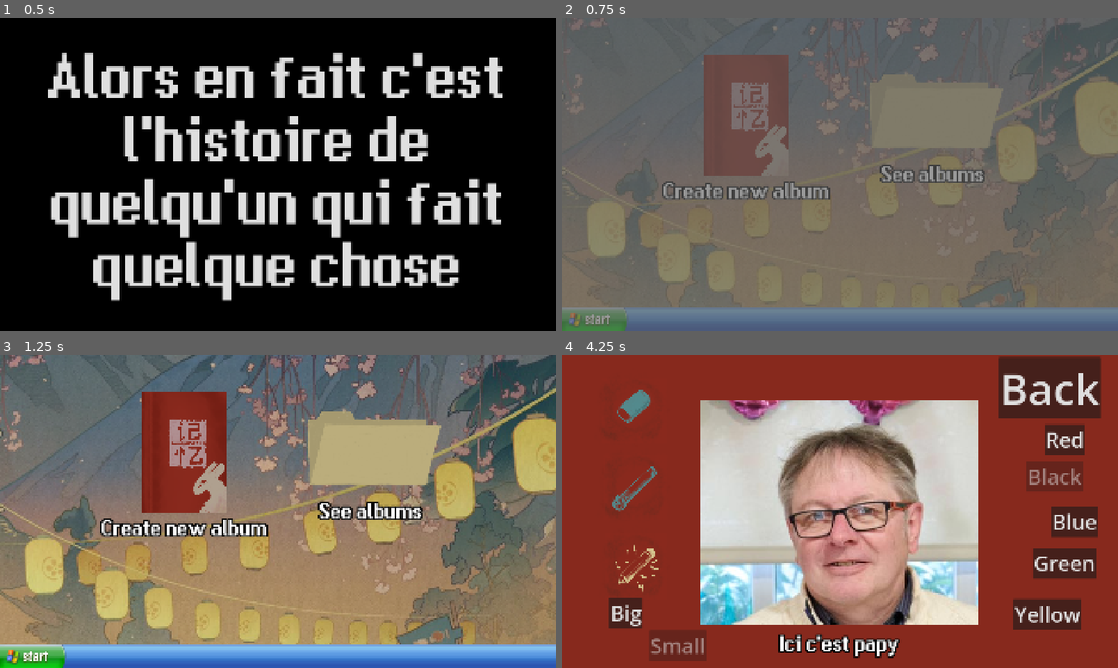
Above: before the commit, frames 1-4 (two rows, left to right).
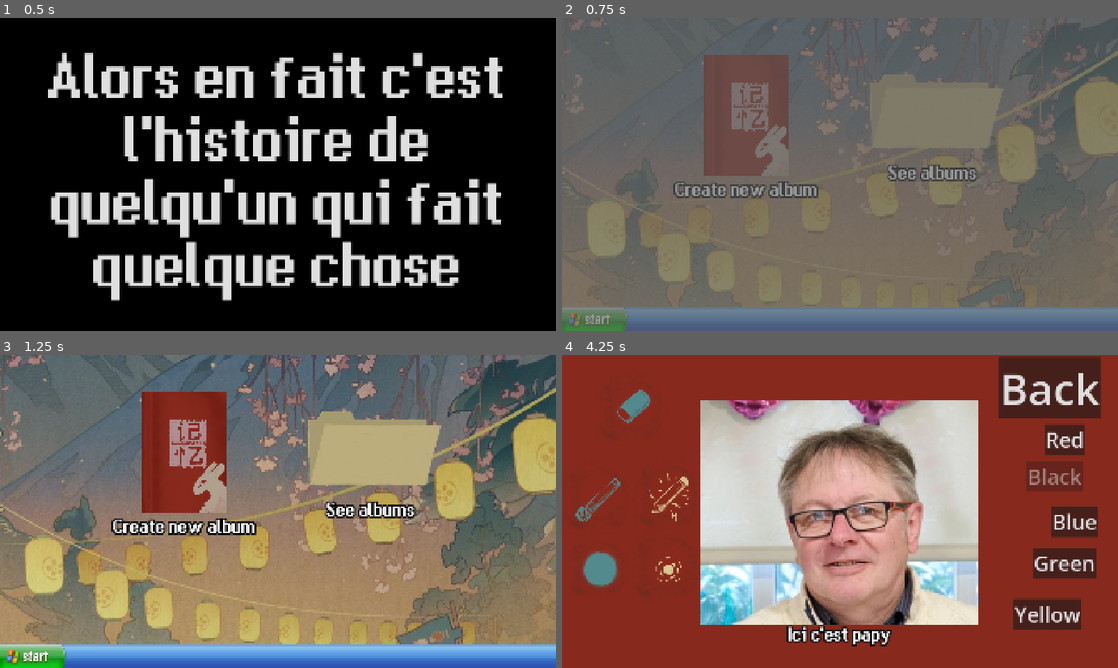
Above: after the commit, the same moments.

Repository: DGoblot/enjam2026
Game: Godot game, scene res://scenes/main_menu.tscn
The game is run twice, just before and just after one commit, with the same random seed, the same clock (stepped at 60 frames per second) and the same inputs.
Inputs (mouse positions are in pixels of both pictures, inside the frame that each line leads up to):
- Up to frame 1 (0.5 s): no input
- Up to frame 2 (0.75 s): click (745, 115) at 0.5 s
- Up to frame 3 (1.25 s): no input
- Up to frame 4 (4.25 s): click (745, 452) at 1.25 s; click (1095, 489) at 2 s; click (1095, 489) at 2.75 s; click (867, 511) at 3.52 s

Frame 1 is identical in both runs. In frame 2, 1.6% of the frame differs, in the area x 18-76%, y 46-58%; in frame 3, 2.1%; in frame 4, 4.6%, in the area x 2-61%, y 35-98%.

Commit message:
new buttons

Diff:
--- a/scenes/zoom_area.tscn
+++ b/scenes/zoom_area.tscn
@@ -10,7 +10,11 @@
 [ext_resource type="Texture2D" uid="uid://dyhvladmwyrl3" path="res://assets/pinceau.png" id="8_1gd4f"]
 [ext_resource type="Texture2D" uid="uid://cqlh544w88je1" path="res://assets/gommea.png" id="9_hrv4n"]
 [ext_resource type="Texture2D" uid="uid://c005le3i1kucq" path="res://assets/gomme.png" id="10_mt0aa"]
+[ext_resource type="Texture2D" uid="uid://bby47ktfyo2be" path="res://assets/UI/gros_crayon.png" id="11_1gd4f"]
 [ext_resource type="Theme" uid="uid://d8xmnw53837n" path="res://shaders/text_theme.tres" id="11_vv510"]
+[ext_resource type="Texture2D" uid="uid://cvvxxk6tloxlk" path="res://assets/UI/gros_crayon_actif.png" id="12_hrv4n"]
+[ext_resource type="Texture2D" uid="uid://ca5gwmbmjjj5t" path="res://assets/UI/pztit_crayon.png" id="13_mt0aa"]
+[ext_resource type="Texture2D" uid="uid://c17bpan6w07nb" path="res://assets/UI/pztit_crayon_actif.png" id="14_rwnu2"]
 
 [node name="ZoomArea" type="Control" unique_id=1688144259]
 layout_mode = 3
@@ -121,10 +125,10 @@
 [node name="ButtonPencil" type="TextureButton" parent="UI/Buttons" unique_id=698854371]
 unique_name_in_owner = true
 layout_mode = 0
-offset_left = -333.0
-offset_top = 543.0
-offset_right = 1216.016
-offset_bottom = 1732.0
+offset_left = -217.0
+offset_top = 298.0
+offset_right = 1332.016
+offset_bottom = 1487.0
 toggle_mode = true
 texture_normal = ExtResource("4_s4c8b")
 texture_pressed = ExtResource("5_vv510")
@@ -137,10 +141,10 @@
 [node name="ButtonStylo" type="TextureButton" parent="UI/Buttons" unique_id=1912795902]
 unique_name_in_owner = true
 layout_mode = 0
-offset_left = -357.0
-offset_top = 270.0
-offset_right = 1254.137
-offset_bottom = 1449.0
+offset_left = -482.0
+offset_top = 310.0
+offset_right = 1129.137
+offset_bottom = 1489.0
 toggle_mode = true
 texture_normal = ExtResource("7_bxpkf")
 texture_pressed = ExtResource("8_1gd4f")
@@ -164,27 +168,37 @@
 script = ExtResource("6_6h3cl")
 metadata/_edit_lock_ = true
 
-[node name="ButtonBig" type="Button" parent="UI/Buttons" unique_id=1782712515]
-unique_name_in_owner = true
-layout_mode = 0
-offset_left = 163.0
-offset_top = 837.0
-offset_right = 278.0
-offset_bottom = 944.0
-theme_override_font_sizes/font_size = 72
-toggle_mode = true
-text = "Big"
-
-[node name="ButtonSmall" type="Button" parent="UI/Buttons" unique_id=122821614]
-unique_name_in_owner = true
-layout_mode = 0
-offset_left = 301.0
-offset_top = 950.0
-offset_right = 499.0
-offset_bottom = 1057.0
-theme_override_font_sizes/font_size = 72
-toggle_mode = true
-text = "Small"
+[node name="ButtonBig" type="TextureButton" parent="UI/Buttons" unique_id=770375360]
+unique_name_in_owner = true
+layout_mode = 0
+offset_left = -497.0
+offset_top = -245.0
+offset_right = 1366.0
+offset_bottom = 1264.0
+toggle_mode = true
+texture_normal = ExtResource("11_1gd4f")
+texture_pressed = ExtResource("12_hrv4n")
+texture_disabled = ExtResource("12_hrv4n")
+ignore_texture_size = true
+stretch_mode = 4
+script = ExtResource("6_6h3cl")
+metadata/_edit_lock_ = true
+
+[node name="ButtonSmall" type="TextureButton" parent="UI/Buttons" unique_id=735734959]
+unique_name_in_owner = true
+layout_mode = 0
+offset_left = -341.0
+offset_top = -373.0
+offset_right = 1757.0
+offset_bottom = 1232.0
+toggle_mode = true
+texture_normal = ExtResource("13_mt0aa")
+texture_pressed = ExtResource("14_rwnu2")
+texture_disabled = ExtResource("14_rwnu2")
+ignore_texture_size = true
+stretch_mode = 4
+script = ExtResource("6_6h3cl")
+metadata/_edit_lock_ = true
 
 [node name="ColorButtons" type="Control" parent="UI/Buttons" unique_id=1352792882]
 unique_name_in_owner = true
@@ -255,10 +269,10 @@
 anchor_top = 1.0
 anchor_right = 0.5
 anchor_bottom = 1.0
-offset_left = -244.0
-offset_top = -117.0
-offset_right = 244.0
-offset_bottom = -40.0
+offset_left = -387.5
+offset_top = -145.0
+offset_right = 387.5
+offset_bottom = 13.0
 grow_horizontal = 2
 grow_vertical = 0
 theme = ExtResource("11_vv510")
--- a/shaders/text_theme.tres
+++ b/shaders/text_theme.tres
@@ -8,7 +8,7 @@
 Button/font_sizes/font_size = 200
 Button/fonts/font = ExtResource("1_qj6d2")
 Label/constants/outline_size = 20
-Label/font_sizes/font_size = 70
+Label/font_sizes/font_size = 60
 Label/fonts/font = ExtResource("1_qj6d2")
 LineEdit/fonts/font = ExtResource("1_2tnep")
 TextEdit/fonts/font = ExtResource("1_2tnep")
Binary file added: assets/UI/gros_crayon.png
Not shown, added: assets/UI/gros_crayon.png.import
Binary file added: assets/UI/gros_crayon_actif.png
Not shown, added: assets/UI/gros_crayon_actif.png.import
Binary file added: assets/UI/pztit_crayon.png
Not shown, added: assets/UI/pztit_crayon.png.import
Binary file added: assets/UI/pztit_crayon_actif.png
Not shown, added: assets/UI/pztit_crayon_actif.png.import
